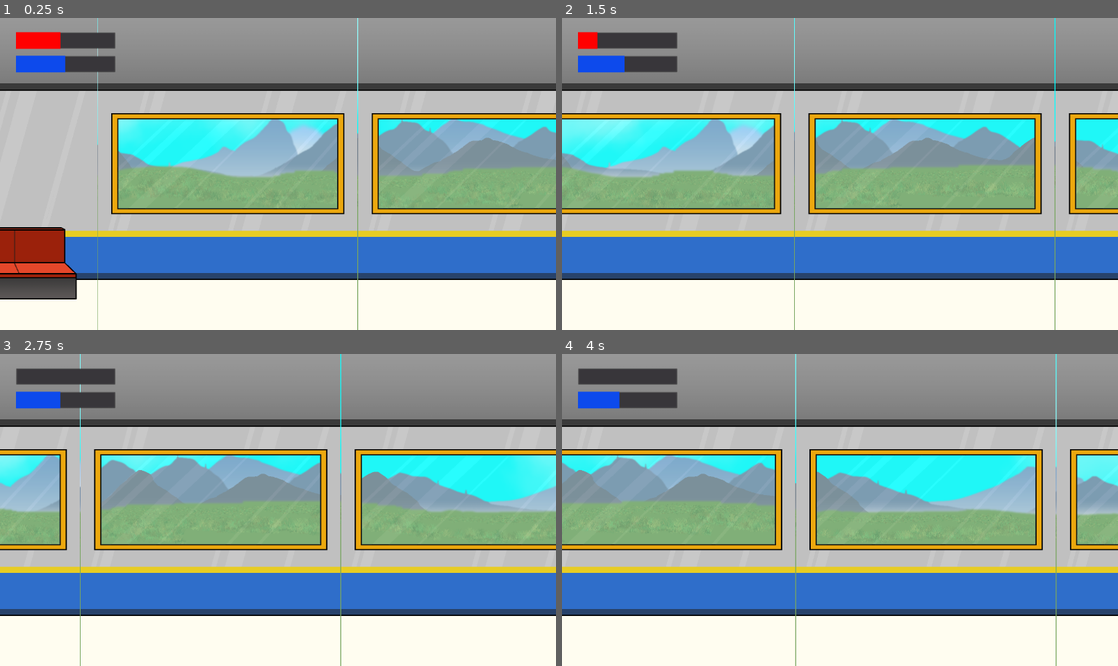
Above: before the commit, frames 1-4 (two rows, left to right).
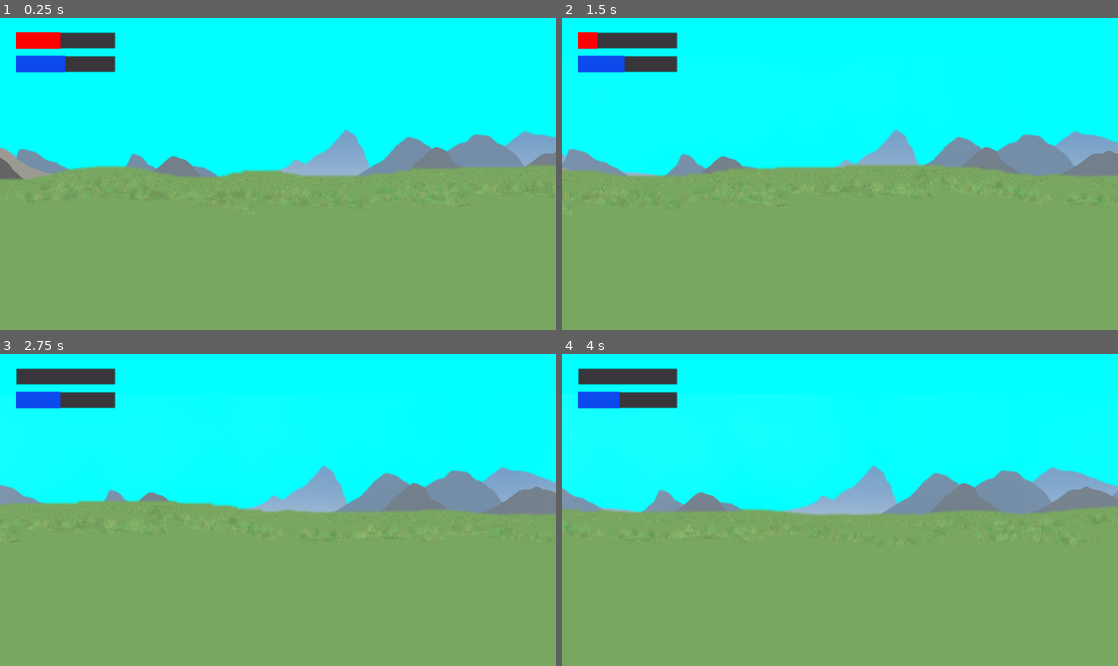
Above: after the commit, the same moments.

Repository: GoblinsGaming/lostrelicgame
Game: Godot game, scene res://Main.tscn
Same seed, same stepped clock (60 frames per second), same inputs: the game is played once before the commit and once after it.
Inputs:
- Up to frame 1 (0.25 s): no input
- Up to frame 2 (1.5 s): hold D (right) 0.53-1.28 s; tap Keypad 0 (drift_camera) at 0.6, 1.35 s; hold - (train_down) from 1.28 s (still down)
- Up to frame 3 (2.75 s): release - (train_down) at 2.03 s; hold D (right) from 2.03 s (still down); tap Keypad 0 (drift_camera) at 2.1 s
- Up to frame 4 (4 s): release D (right) at 2.78 s; hold = (train_up) 2.78-3.53 s; tap Keypad 0 (drift_camera) at 2.85, 3.6 s; hold A (left) from 3.53 s (still down)

The runs differ from the first frame. In frame 1, 92% of the frame differs, in the area x 0-100%, y 0-100%; in frame 2, 91%; in frame 3, 91%; in frame 4, 91%.

Commit message:
Mistiness.

Diff:
--- a/GameController.gd
+++ b/GameController.gd
@@ -16,12 +16,21 @@
 var signal_move_start
 var rng = RandomNumberGenerator.new()
 
+onready var back = $background
+var mistiness = 0
+var mist_increase = true
+var mist_change_rate = 1
+
+
+
 # Called when the node enters the scene tree for the first time.
 func _ready():
 	signal_move_start = $SignalPoint.position.x
 
 
 func _process(delta):
+
+
 	var player_x = $PlayerController/Player.position.x
 	var signal_x = $SignalPoint.position.x
 	var signal_bar = $CanvasLayer/SignalBar/ProgressBar
@@ -43,12 +52,24 @@
 		styleBox.bg_color = Color(1, 0, 0)
 		convo_bar.value -= convo_reduction_speed*delta
 
-	var back = $background
 	$SignalPoint.position.x -= back.train_speed* signal_move_mult * delta
 	if $SignalPoint.position.x < -250:
 		$SignalPoint.position.x = signal_move_start
-
+	adjust_mist(delta)
 	if Input.is_action_just_pressed("train_up"):
 		back.train_speed *= sqrt(2)
 	elif Input.is_action_just_pressed("train_down"):
 		back.train_speed /= sqrt(2)
+
+func adjust_mist(delta):
+	if mist_increase:
+		if mistiness < 270:
+			mistiness += mist_change_rate * delta
+		else:
+			mist_increase = false
+	else:
+		if mistiness > 90:
+			mistiness -= mist_change_rate * delta
+		else:
+			mist_increase = true
+	back.set_mistiness(sin(deg2rad(mistiness)))
--- a/Main.tscn
+++ b/Main.tscn
@@ -25,6 +25,7 @@
 [node name="background" parent="GameController" instance=ExtResource( 2 )]
 
 [node name="train" parent="GameController" instance=ExtResource( 1 )]
+visible = false
 
 [node name="Handholds" type="Node2D" parent="GameController"]
 visible = false
--- a/background.gd
+++ b/background.gd
@@ -3,27 +3,38 @@
 export var train_speed = 100
 export var player_move_scale = 10.0
 
-export var cloud_scale = 1
-export var mountain_scale = 2
-export var grass_far_scale = 3
-export var grass_mid_far_scale = 4
-export var grass_mid_close_scale = 5
-export var grass_close_scale = 6
+
+export var mountain_far_scale = 0.2
+export var cloud_far_scale = 0.3
+export var mountain_close_scale = 0.5
+export var cloud_close_scale = 1
+export var grass_far_scale = 4
+export var grass_mid_far_scale = 5
+export var grass_mid_close_scale = 6
+export var grass_close_scale = 7
 
 onready var background = $WildernessBackground
 
 func _ready():
-	background.get_node("CloudsClose").motion_scale.x = cloud_scale/player_move_scale
-	background.get_node("Mountain").motion_scale.x = mountain_scale/player_move_scale
+	background.get_node("MountainFar").motion_scale.x = mountain_far_scale/player_move_scale
+	background.get_node("CloudsFar").motion_scale.x = cloud_far_scale/player_move_scale
+	background.get_node("MountainClose").motion_scale.x = mountain_close_scale/player_move_scale
+	background.get_node("CloudsClose").motion_scale.x = cloud_close_scale/player_move_scale
 	background.get_node("GrassFar").motion_scale.x = grass_far_scale/player_move_scale
 	background.get_node("GrassMidFar").motion_scale.x = grass_mid_far_scale/player_move_scale
 	background.get_node("GrassMidClose").motion_scale.x = grass_mid_close_scale/player_move_scale
 	background.get_node("GrassClose").motion_scale.x = grass_close_scale/player_move_scale
 
 func _process(delta):
-	background.get_node("CloudsClose").motion_offset.x -= train_speed*cloud_scale*delta
-	background.get_node("Mountain").motion_offset.x -= train_speed*mountain_scale*delta
+	background.get_node("MountainFar").motion_offset.x -= train_speed*mountain_far_scale*delta
+	background.get_node("CloudsFar").motion_offset.x -= train_speed*cloud_far_scale*delta
+	background.get_node("MountainClose").motion_offset.x -= train_speed*mountain_close_scale*delta
+	background.get_node("CloudsClose").motion_offset.x -= train_speed*cloud_close_scale*delta
 	background.get_node("GrassFar").motion_offset.x -= train_speed*grass_far_scale*delta
 	background.get_node("GrassMidFar").motion_offset.x -= train_speed*grass_mid_far_scale*delta
 	background.get_node("GrassMidClose").motion_offset.x -= train_speed*grass_mid_close_scale*delta
 	background.get_node("GrassClose").motion_offset.x -= train_speed*grass_close_scale*delta
+
+func set_mistiness(new_mistiness):
+	background.get_node("CloudsFar").modulate = Color(1,1,1,new_mistiness)
+	background.get_node("CloudsClose").modulate = Color(1,1,1,new_mistiness)
--- a/background.tscn
+++ b/background.tscn
@@ -1,14 +1,15 @@
-[gd_scene load_steps=10 format=2]
+[gd_scene load_steps=11 format=2]
 
 [ext_resource path="res://Environment-Spliced/Grass-Mid-Far.png" type="Texture" id=1]
 [ext_resource path="res://Environment-Spliced/Grass-Close.png" type="Texture" id=2]
 [ext_resource path="res://Environment-Spliced/Grass-Close-Mid.png" type="Texture" id=3]
 [ext_resource path="res://placeholders/sky.png" type="Texture" id=4]
-[ext_resource path="res://Environment-Spliced/Mountain.png" type="Texture" id=5]
+[ext_resource path="res://Environment-Spliced/Mountain-Back.png" type="Texture" id=5]
 [ext_resource path="res://background.gd" type="Script" id=6]
 [ext_resource path="res://Environment-Spliced/Clouds-Close.png" type="Texture" id=7]
 [ext_resource path="res://Environment-Spliced/Grass-Far.png" type="Texture" id=8]
 [ext_resource path="res://Environment-Spliced/Field-BG.png" type="Texture" id=9]
+[ext_resource path="res://Environment-Spliced/Mountain-Close.png" type="Texture" id=10]
 
 [node name="background" type="Node2D"]
 script = ExtResource( 6 )
@@ -19,18 +20,34 @@
 texture = ExtResource( 4 )
 centered = false
 
+[node name="MountainFar" type="ParallaxLayer" parent="WildernessBackground"]
+motion_mirroring = Vector2( 5120, 0 )
+
+[node name="Mountain" type="Sprite" parent="WildernessBackground/MountainFar"]
+texture = ExtResource( 5 )
+centered = false
+
+[node name="CloudsFar" type="ParallaxLayer" parent="WildernessBackground"]
+motion_mirroring = Vector2( 5120, 0 )
+
+[node name="Sprite" type="Sprite" parent="WildernessBackground/CloudsFar"]
+position = Vector2( 8, 102 )
+texture = ExtResource( 7 )
+centered = false
+
+[node name="MountainClose" type="ParallaxLayer" parent="WildernessBackground"]
+motion_mirroring = Vector2( 5120, 0 )
+
+[node name="Mountain" type="Sprite" parent="WildernessBackground/MountainClose"]
+texture = ExtResource( 10 )
+centered = false
+
 [node name="CloudsClose" type="ParallaxLayer" parent="WildernessBackground"]
 motion_mirroring = Vector2( 5120, 0 )
 
 [node name="Sprite" type="Sprite" parent="WildernessBackground/CloudsClose"]
+position = Vector2( 19, 102 )
 texture = ExtResource( 7 )
-centered = false
-
-[node name="Mountain" type="ParallaxLayer" parent="WildernessBackground"]
-motion_mirroring = Vector2( 5120, 0 )
-
-[node name="Mountain" type="Sprite" parent="WildernessBackground/Mountain"]
-texture = ExtResource( 5 )
 centered = false
 
 [node name="GrassFar" type="ParallaxLayer" parent="WildernessBackground"]
Binary file added: Environment-Spliced/Mountain-Back.png
Not shown, added: Environment-Spliced/Mountain-Back.png.import
Binary file added: Environment-Spliced/Mountain-Close.png
Not shown, added: Environment-Spliced/Mountain-Close.png.import
